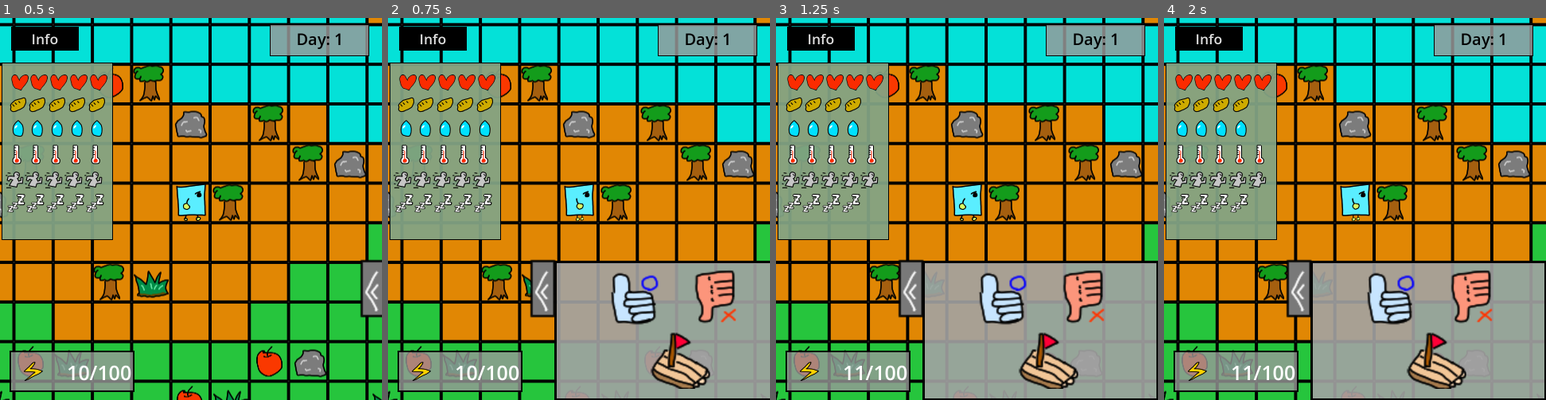
Above: before the commit, frames 1-4 (left to right).
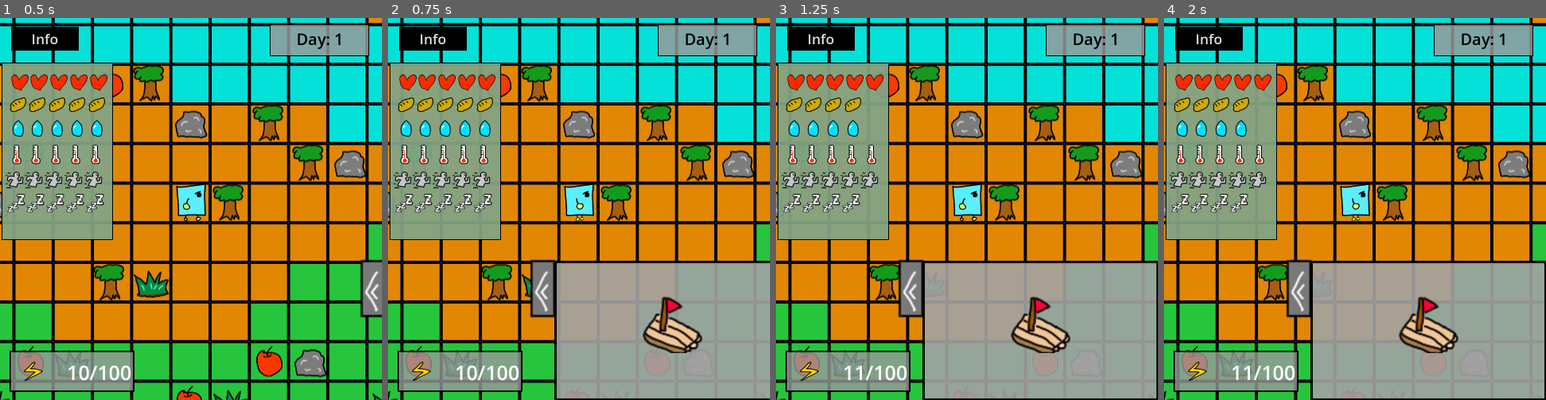
Above: after the commit, the same moments.

Repository: K16858/rl-survival
Game: Godot game, scene res://scene/main.tscn
Two runs of this game, one before a commit and one after it. Both use one fixed random seed, a clock stepped at 60 frames per second and the inputs below.
Inputs (mouse positions are in pixels of both pictures, inside the frame that each line leads up to):
- Up to frame 1 (0.5 s): no input
- Up to frame 2 (0.75 s): click (762, 289) at 0.5 s
- Up to frame 3 (1.25 s): no input
- Up to frame 4 (2 s): click (1389, 300) at 1.27 s

Frame 1 is identical in both runs. In frame 2, 4.8% of the frame differs, in the area x 58-92%, y 66-98%; in frame 3, 4.8%; in frame 4, 4.8%.
Error in both runs: Invalid access to property or key 'next' on a base object of type 'Nil'. (res://script/player/player.gd:48)

Commit message:
Good　Badの非表示化

Diff:
--- a/godot/component/UI/menu.tscn
+++ b/godot/component/UI/menu.tscn
@@ -36,6 +36,7 @@
 texture_normal = ExtResource("1_dv87n")
 
 [node name="Good" type="TextureButton" parent="Panel"]
+visible = false
 layout_mode = 0
 offset_left = 41.6667
 offset_top = 8.66667
@@ -44,6 +45,7 @@
 texture_normal = ExtResource("2_i3ood")
 
 [node name="Bad" type="TextureButton" parent="Panel"]
+visible = false
 layout_mode = 0
 offset_left = 110.333
 offset_top = 6.0
@@ -53,10 +55,10 @@
 
 [node name="Escape" type="TextureButton" parent="Panel"]
 layout_mode = 0
-offset_left = 81.3333
-offset_top = 57.0
-offset_right = 131.333
-offset_bottom = 107.0
+offset_left = 73.6667
+offset_top = 27.3333
+offset_right = 123.666
+offset_bottom = 77.3333
 tooltip_text = "Use 100 points to escape from here (You Win!)"
 texture_normal = ExtResource("5_dba25")
 
